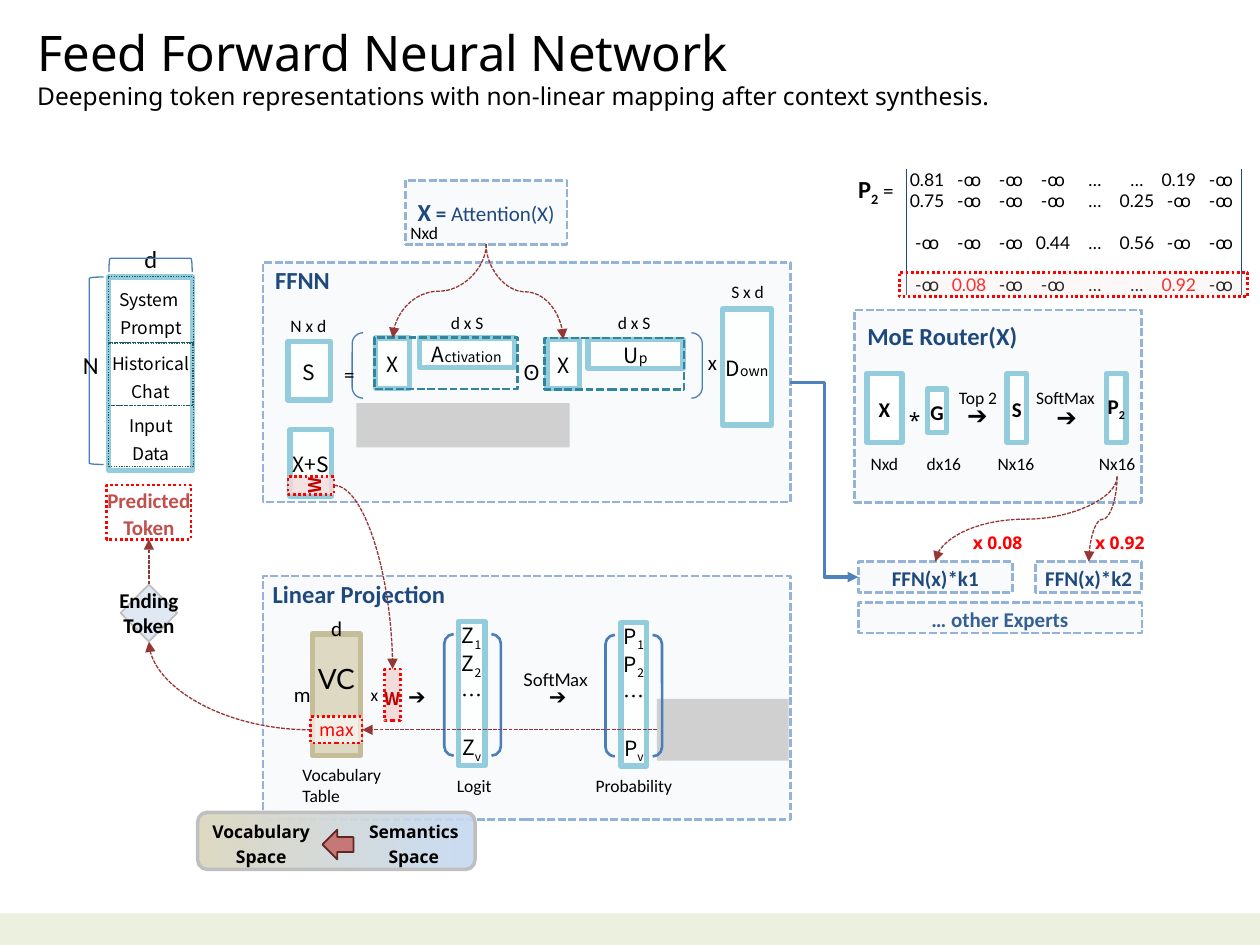
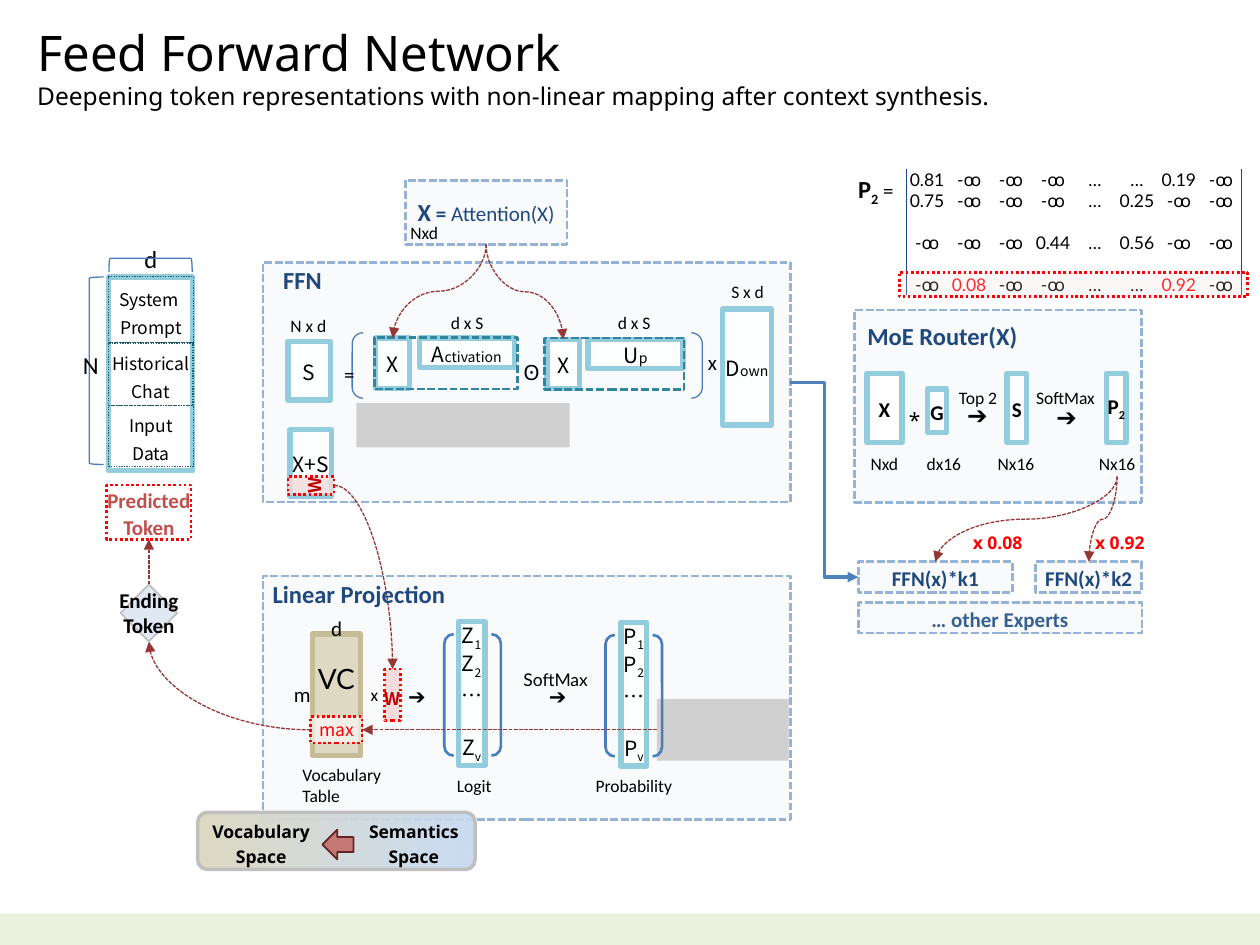
Before and after one commit to navibator/crazy-ai, a slide deck: slide 10 of ai.pptx. Drawn at 1260x945 pixels with LibreOffice and Linux fonts; fonts in the diff are those of the drawing; grey boxes stand for pictures. Boxes give left, top, right and bottom in pixels: in the first picture for what was removed or moved away, otherwise in the second. Text is boxed around its words. In the diff, an @@ line names an element or a change of style, - is before the commit and + after.

```diff
--- a/ai.pptx
+++ b/ai.pptx
@@ text at <box>37,33,561,72</box>: text changed @@
-Feed Forward Neural Network
+Feed Forward Network
@@ text at <box>283,273,322,289</box>: text changed @@
-  FFNN
+  FFN
```
Also in this commit, not shown: 4 other slides changed, 1 other file.
